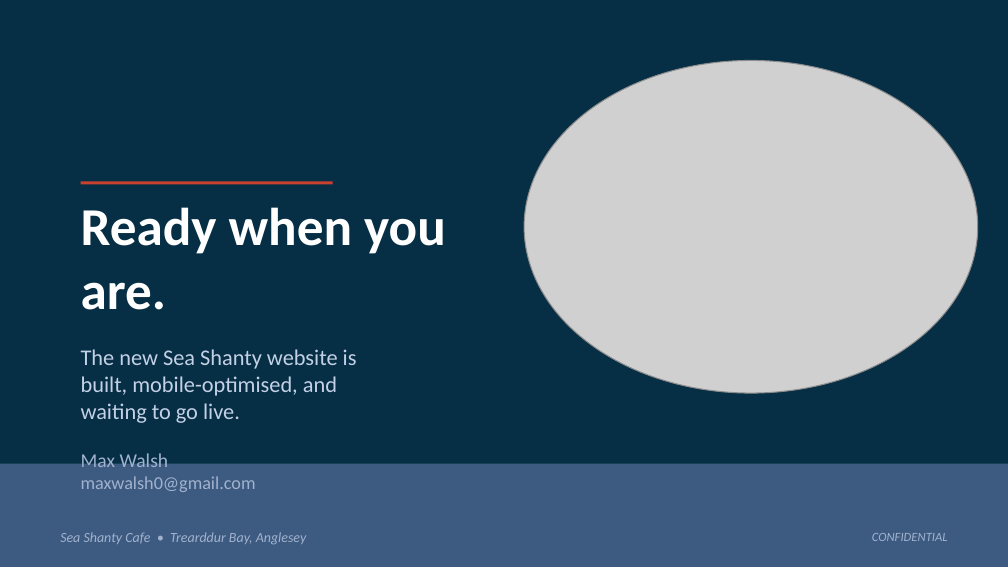
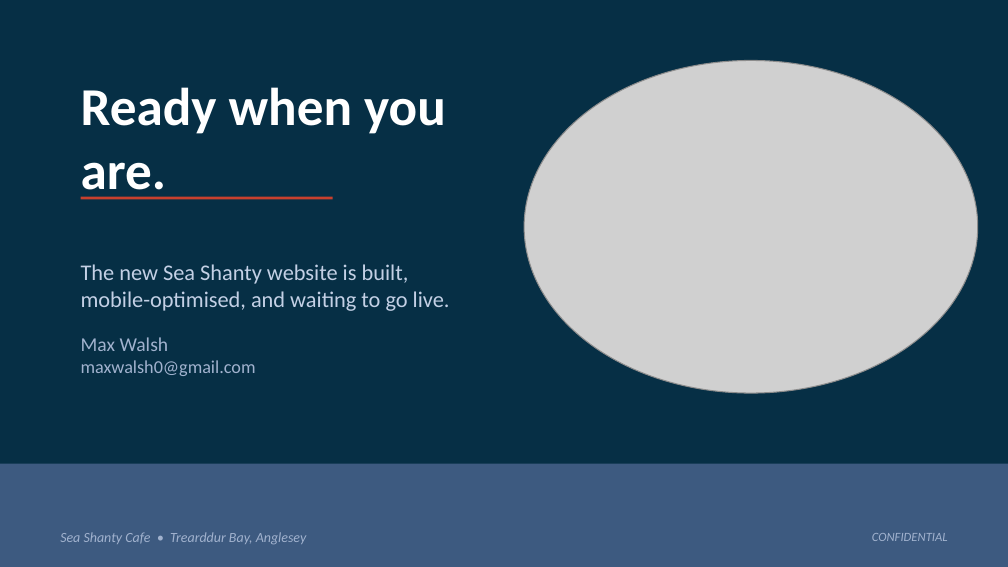
Before and after one commit to maxwalsh0-ctrl/seashantyredesign, a slide deck: slide 9 of SeaShanty_Redesign_Pitch.pptx. Drawn at 1008x567 pixels with LibreOffice and Linux fonts; fonts in the diff are those of the drawing; grey boxes stand for pictures. Boxes give left, top, right and bottom in pixels: in the first picture for what was removed or moved away, otherwise in the second. Text is boxed around its words. In the diff, an @@ line names an element or a change of style, - is before the commit and + after.

```diff
--- a/SeaShanty_Redesign_Pitch.pptx
+++ b/SeaShanty_Redesign_Pitch.pptx
@@ text added at (81, 87, 446, 200), 38 pt, text #FFFFFF, bold @@
+Ready when you are.
@@ rectangle: place and size @@
-rectangle at (81, 181, 333, 184)
+rectangle at (81, 197, 333, 200)
@@ text "The new Sea Shanty website ...": place and size @@
-text "The new Sea Shanty website ..." at (81, 207, 446, 492)
+text "The new Sea Shanty website ..." at (81, 264, 450, 376)
@@ text at (81, 264, 450, 311): text changed @@
-Ready when you are.
-The new Sea Shanty website is
-built, mobile-optimised, and
-waiting to go live.
+The new Sea Shanty website is built,
+mobile-optimised, and waiting to go live.
```
Also in this commit, not shown: 1 other slide changed.
